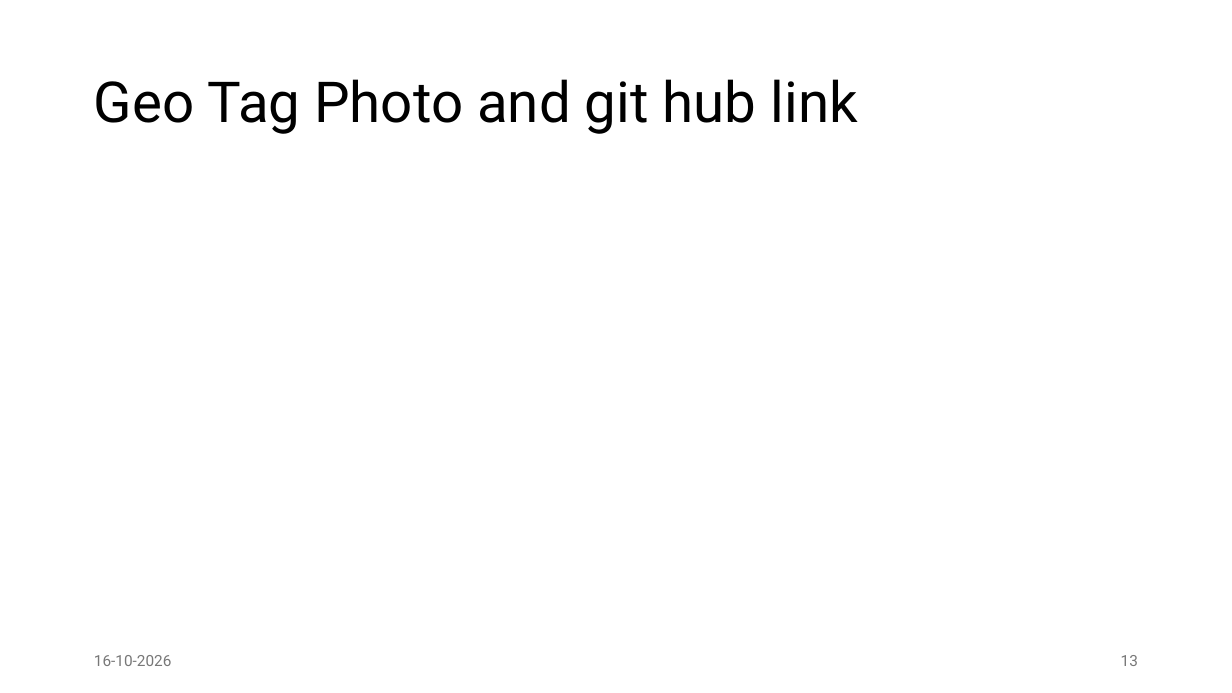
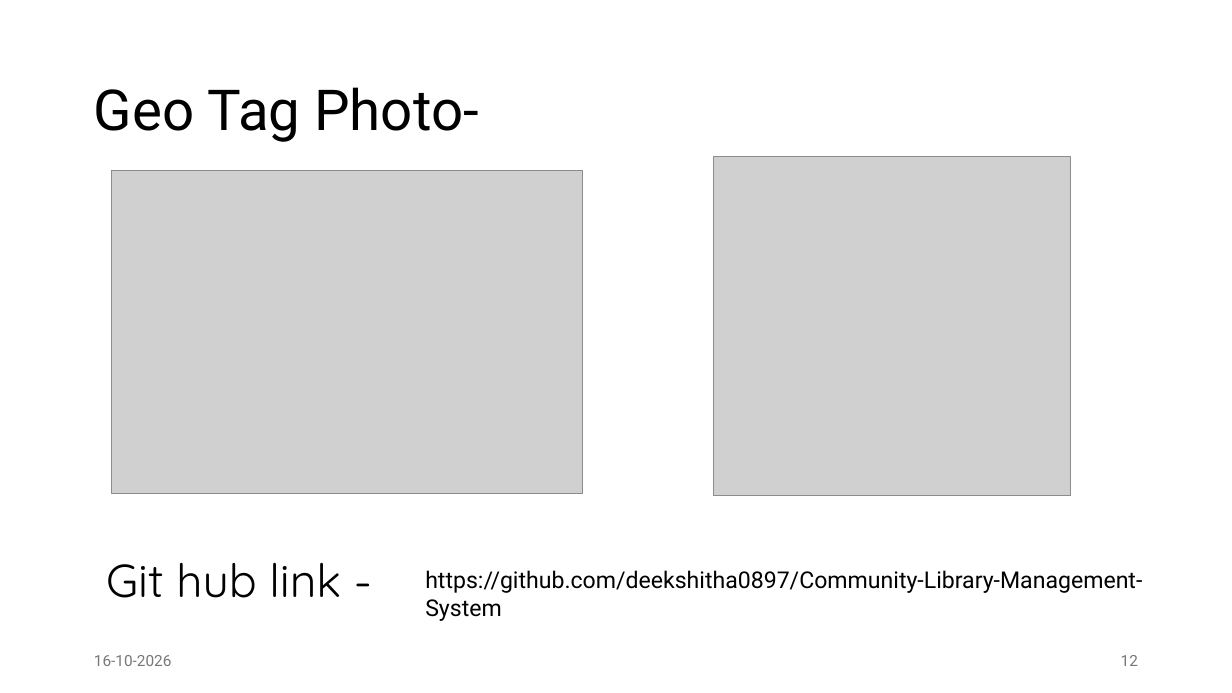
Before and after one commit to deekshitha0897/Community-Library-Management-System, a slide deck: slide 12 of JAVA PROJECT NEW.pptx (slide 13 before the commit). Drawn at 1232x693 pixels with LibreOffice and Linux fonts; fonts in the diff are those of the drawing; grey boxes stand for pictures; background and template pictures are left out. Boxes give left, top, right and bottom in pixels: in the first picture for what was removed or moved away, otherwise in the second. Text is boxed around its words. In the diff, an @@ line names an element or a change of style, - is before the commit and + after.

```diff
--- a/JAVA PROJECT NEW.pptx
+++ b/JAVA PROJECT NEW.pptx
@@ title at box(94, 87, 479, 142): text changed @@
-Geo Tag Photo and git hub link
+Geo Tag Photo-
@@ picture added at box(112, 171, 583, 494) @@
@@ picture added at box(714, 157, 1071, 495) @@
@@ text added at box(106, 563, 341, 598), 36 pt, text #000000 @@
+Git hub link -
@@ text added at box(425, 570, 1142, 621), 18 pt, text #000000 @@
+https://github.com/deekshitha0897/Community-Library-Management-System
@@ page number at box(1121, 655, 1138, 666): text changed @@
-13
+12
```
